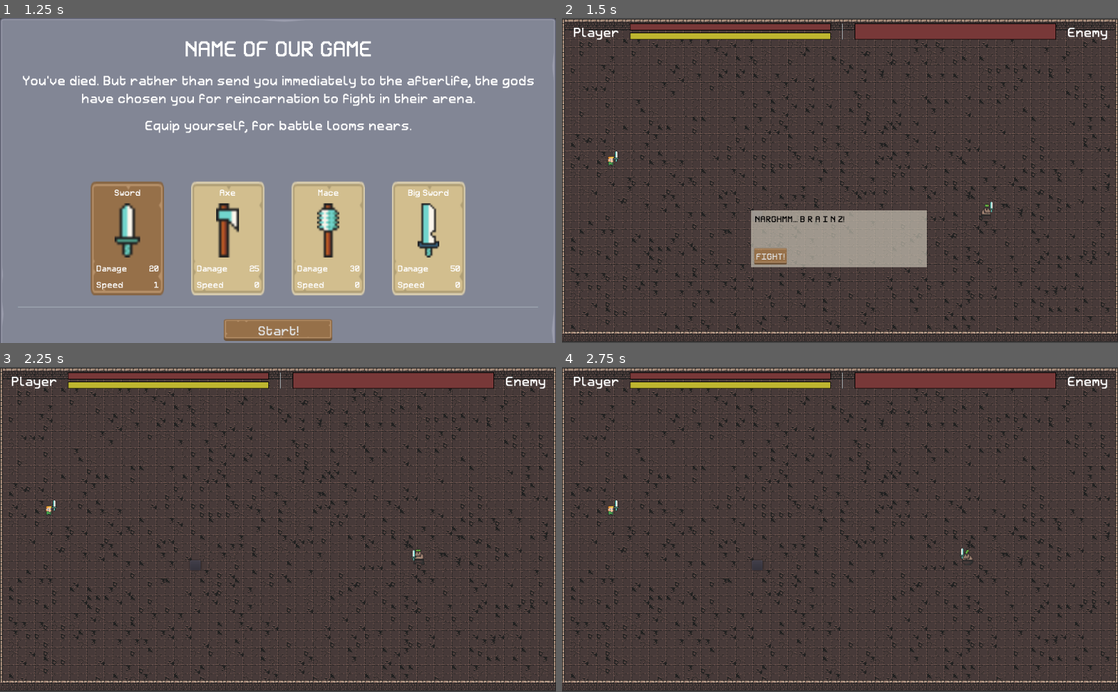
Above: before the commit, frames 1-4 (two rows, left to right).
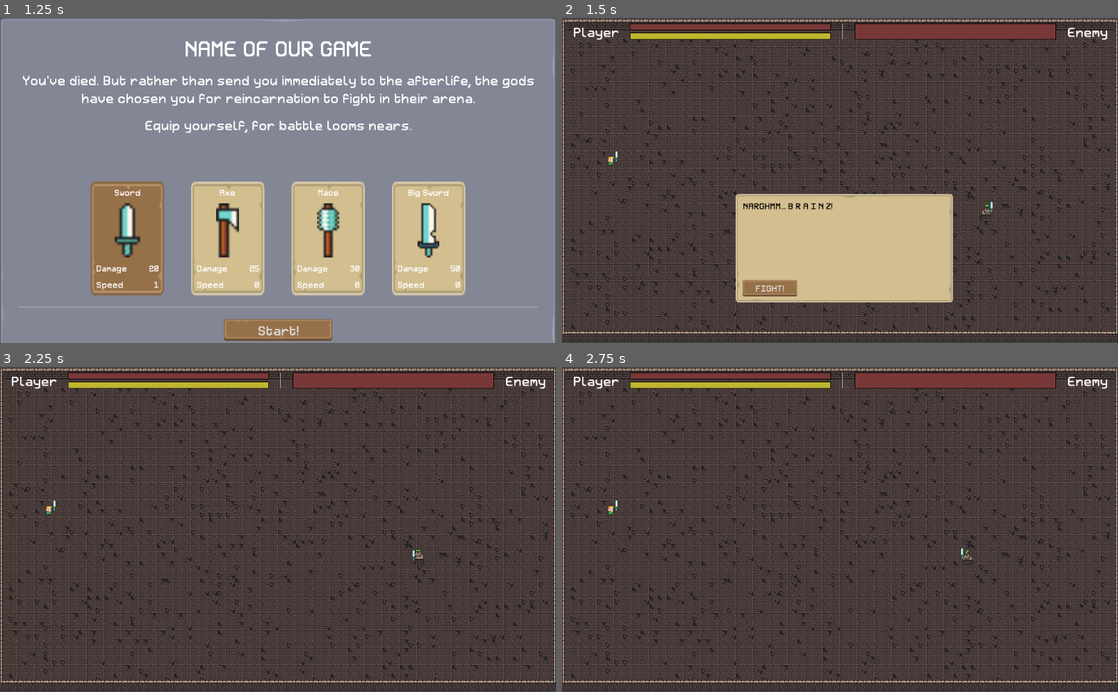
Above: after the commit, the same moments.

Repository: josephmbustamante/ludum-dare-45
Game: Godot game, scene res://Scenes/WeaponPickerScreen.tscn
Same seed, same stepped clock (60 frames per second), same inputs: the game is played once before the commit and once after it.
Inputs (mouse positions are in pixels of both pictures, inside the frame that each line leads up to):
- Up to frame 1 (1.25 s): tap Enter at 0.5 s; move the mouse to (127, 239) at 0.52 s; hold Right (right) from 0.53 s (still down); click (127, 239) at 0.6 s
- Up to frame 2 (1.5 s): release Right (right) at 1.25 s; click "Start!" at 1.25 s
- Up to frame 3 (2.25 s): click "FIGHT!" at 2 s
- Up to frame 4 (2.75 s): no input

Frame 1 is identical in both runs. In frame 2, 13% of the frame differs, in the area x 31-71%, y 54-88%; in frame 3, less than 0.1%; in frame 4, less than 0.1%.

Commit message:
Make banter box its own scene

Diff:
--- /dev/null
+++ b/Scenes/BanterBox.gd
@@ -0,0 +1,9 @@
+extends PanelContainer
+
+signal banter_box_fight_clicked
+
+func set_text(text: String):
+	$Rows/Label.text = text
+
+func _on_fight_button_pressed():
+	emit_signal("banter_box_fight_clicked")
--- /dev/null
+++ b/Scenes/BanterBox.tscn
@@ -0,0 +1,49 @@
+[gd_scene load_steps=6 format=2]
+
+[ext_resource path="res://Resources/theme.tres" type="Theme" id=1]
+[ext_resource path="res://Assets/Sprites/uipack-rpg/PNG/panel_beige.png" type="Texture" id=2]
+[ext_resource path="res://Scenes/BanterBox.gd" type="Script" id=3]
+[ext_resource path="res://Resources/Retron2000Small.tres" type="DynamicFont" id=4]
+
+[sub_resource type="StyleBoxTexture" id=1]
+texture = ExtResource( 2 )
+region_rect = Rect2( 0, 0, 100, 100 )
+margin_left = 13.0
+margin_right = 14.0
+margin_top = 12.0
+margin_bottom = 11.0
+
+[node name="BanterBox" type="PanelContainer"]
+margin_right = 400.0
+margin_bottom = 200.0
+theme = ExtResource( 1 )
+custom_styles/panel = SubResource( 1 )
+script = ExtResource( 3 )
+
+[node name="Rows" type="VBoxContainer" parent="."]
+margin_left = 13.0
+margin_top = 12.0
+margin_right = 386.0
+margin_bottom = 189.0
+custom_constants/separation = 30
+
+[node name="Label" type="Label" parent="Rows"]
+margin_right = 373.0
+margin_bottom = 117.0
+size_flags_vertical = 7
+custom_fonts/font = ExtResource( 4 )
+custom_colors/font_color = Color( 0, 0, 0, 1 )
+text = "LOREM IPSUM DOLOR SIT AMET. CONSECTETEUR LRIEM."
+autowrap = true
+uppercase = true
+
+[node name="Button" type="Button" parent="Rows"]
+margin_top = 147.0
+margin_right = 100.0
+margin_bottom = 177.0
+rect_min_size = Vector2( 100, 30 )
+mouse_default_cursor_shape = 2
+size_flags_horizontal = 0
+custom_fonts/font = ExtResource( 4 )
+text = "FIGHT!"
+[connection signal="pressed" from="Rows/Button" to="." method="_on_fight_button_pressed"]
--- a/Scenes/Main.tscn
+++ b/Scenes/Main.tscn
@@ -1,12 +1,11 @@
-[gd_scene load_steps=8 format=2]
+[gd_scene load_steps=7 format=2]
 
 [ext_resource path="res://Scripts/Main.gd" type="Script" id=1]
 [ext_resource path="res://Resources/DungeonTiles.tres" type="TileSet" id=2]
 [ext_resource path="res://Scenes/Player.tscn" type="PackedScene" id=3]
 [ext_resource path="res://Scenes/BattleUI.tscn" type="PackedScene" id=4]
 [ext_resource path="res://Scenes/VictoryPanel.tscn" type="PackedScene" id=5]
-[ext_resource path="res://Resources/theme.tres" type="Theme" id=6]
-[ext_resource path="res://Resources/Retron2000Small.tres" type="DynamicFont" id=7]
+[ext_resource path="res://Scenes/BanterBox.tscn" type="PackedScene" id=6]
 
 [node name="Main" type="Node2D"]
 script = ExtResource( 1 )
@@ -41,41 +40,12 @@
 margin_right = 629.555
 margin_bottom = 259.222
 
-[node name="Banter" type="PanelContainer" parent="."]
-margin_left = 348.0
-margin_top = 365.0
-margin_right = 371.556
-margin_bottom = 387.222
-
-[node name="EnemyBanterBox" type="ColorRect" parent="."]
-margin_left = 348.0
-margin_top = 365.0
-margin_right = 672.0
-margin_bottom = 470.0
-theme = ExtResource( 6 )
-color = Color( 0.788235, 0.760784, 0.705882, 0.682353 )
-
-[node name="Label" type="Label" parent="EnemyBanterBox"]
-margin_left = 7.0
-margin_top = 6.0
-margin_right = 317.0
-margin_bottom = 65.0
-custom_fonts/font = ExtResource( 7 )
-custom_colors/font_color = Color( 0, 0, 0, 1 )
-text = "LOREM IPSUM DOLOR SIT AMET. CONSECTETEUR LRIEM."
-autowrap = true
-uppercase = true
-
-[node name="Button" type="Button" parent="EnemyBanterBox"]
-margin_left = 6.0
-margin_top = 70.0
-margin_right = 66.0
-margin_bottom = 100.0
-rect_min_size = Vector2( 60, 30 )
-mouse_default_cursor_shape = 2
-custom_fonts/font = ExtResource( 7 )
-text = "FIGHT!"
+[node name="EnemyBanterBox" parent="." instance=ExtResource( 6 )]
+margin_left = 320.0
+margin_top = 335.0
+margin_right = 720.0
+margin_bottom = 535.0
 [connection signal="player_health_changed" from="Player" to="BattleUI" method="handle_player_health_changed"]
 [connection signal="player_stamina_changed" from="Player" to="BattleUI" method="handle_player_stamina_changed"]
 [connection signal="victory_button_pressed" from="VictoryPanel" to="." method="_on_VictoryButton_pressed"]
-[connection signal="pressed" from="EnemyBanterBox/Button" to="." method="start_battle"]
+[connection signal="banter_box_fight_clicked" from="EnemyBanterBox" to="." method="start_battle"]
--- a/Scripts/Main.gd
+++ b/Scripts/Main.gd
@@ -26,13 +26,13 @@
 	ui.initialize_player_stamina(PlayerVariables.stats[PlayerVariables.PLAYER_STATS.stamina]["current_value"])
 
 	if enemies[0].is_final_boss && player.has_weapon():
-		$EnemyBanterBox/Label.text = enemies[0].banter_texts[0]
+		$EnemyBanterBox.set_text(enemies[0].banter_texts[0])
 		$EnemyBanterBox.show()
 	elif enemies[0].is_final_boss && !player.has_weapon():
-		$EnemyBanterBox/Label.text = enemies[0].banter_texts[2]
+		$EnemyBanterBox.set_text(enemies[0].banter_texts[2])
 		$EnemyBanterBox.show()
 	elif enemies[0].banter_texts.size() > 0:
-		$EnemyBanterBox/Label.text = enemies[0].banter_texts[randi() % enemies[0].banter_texts.size()]
+		$EnemyBanterBox.set_text(enemies[0].banter_texts[randi() % enemies[0].banter_texts.size()])
 		$EnemyBanterBox.show()
 	else:
 		$EnemyBanterBox.hide()
@@ -58,7 +58,7 @@
 		if enemy.is_final_boss && player.has_weapon():
 			if !PlayerVariables.unarmedStyleEnabled:
 				PlayerVariables.unarmedStyleEnabled = true
-				$EnemyBanterBox/Label.text = enemies[0].banter_texts[1]
+				$EnemyBanterBox.set_text(enemies[0].banter_texts[1])
 				$EnemyBanterBox.show()
 				return
 			player.handle_hit(10000000)
